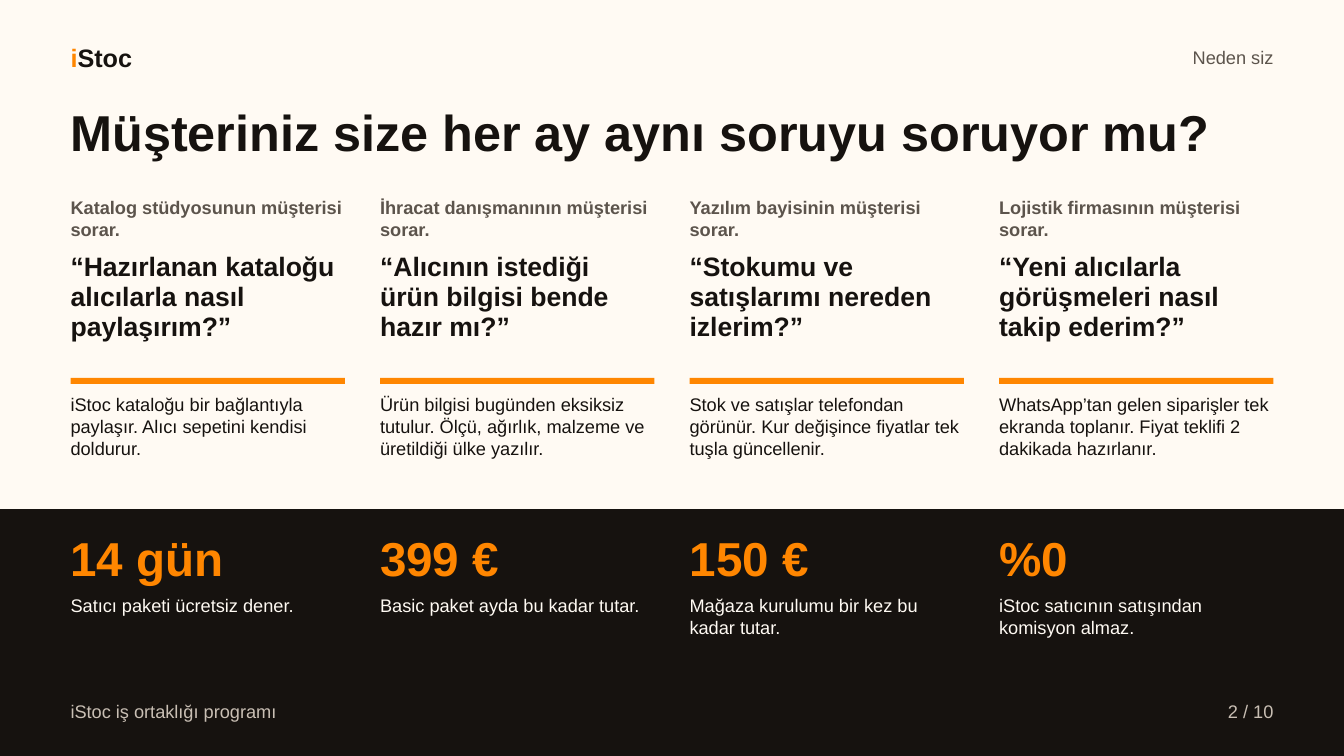
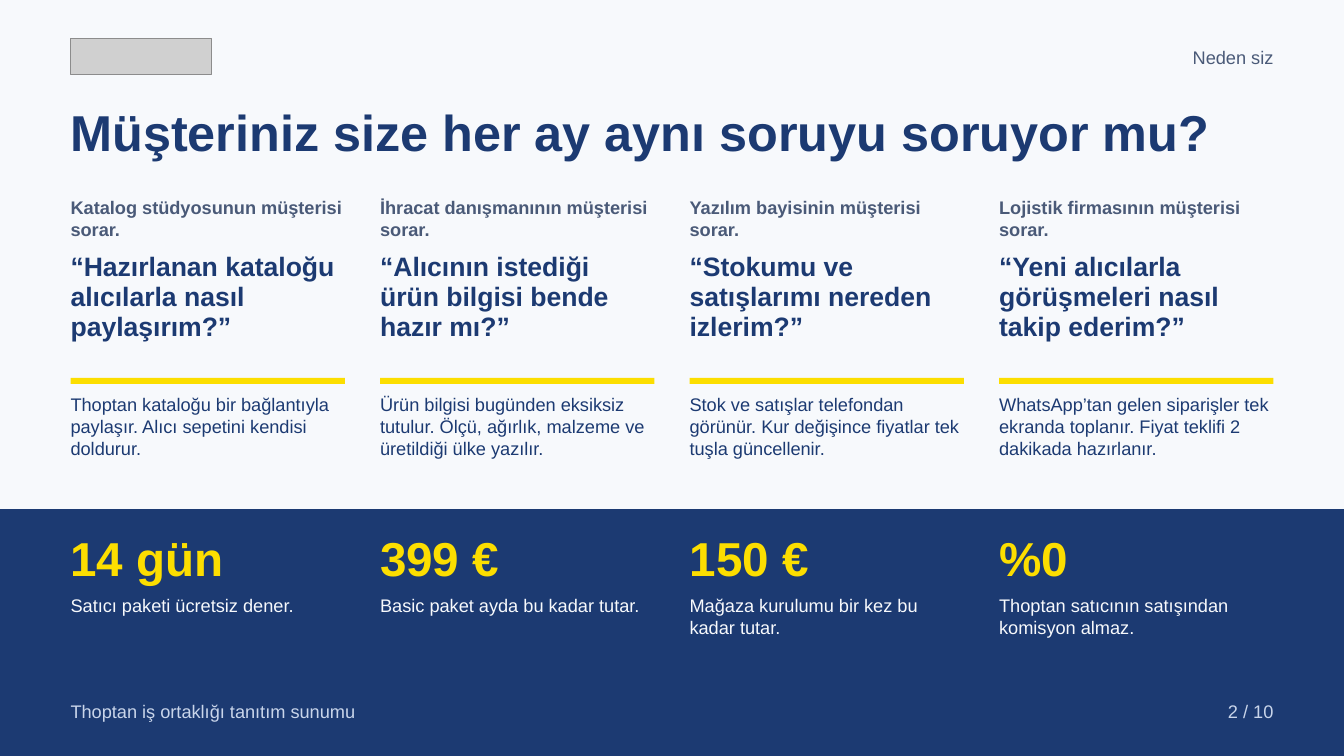
Before and after one commit to karacaismail/19ekim, a slide deck: slide 2 of public/indir/istoc/istoc-is-ortakligi-sunum.pptx. Drawn at 1344x756 pixels with LibreOffice and Linux fonts; fonts in the diff are those of the drawing; grey boxes stand for pictures. Boxes give left, top, right and bottom in pixels: in the first picture for what was removed or moved away, otherwise in the second. Text is boxed around its words. In the diff, an @@ line names an element or a change of style, - is before the commit and + after.

Commit message:
iStoc tanıtım setini Thoptan markasına taşı
Üç belgenin asıl markası artık Thoptan'dır. Web adresi thoptan.com olur.
El kitapçığının adı "Thoptan iş ortaklığı kılavuzu" olur.
Görsel sunumun ve PPTX'in adı "Thoptan iş ortaklığı tanıtım sunumu" olur.

- Kapakta, üst bilgide ve son sayfada Thoptan logosu durur.
- "Connect to iStoc" imzası yalnız kapakta ve son sayfada durur.
- Ürün ve hizmet cümlelerinde özne Thoptan olur.
- Renkler lacivert #23488d, #1c3a72 ve sarı #fcde00 olur. Turuncu kalmadı.
- Üretici turuncu rengi, "İSTOÇ" adını ve iStoc ile başlayan cümleyi reddeder.
- Sitedeki "Tanıtım dosyaları" bölümünde dosya adları Thoptan olur.
- Dosya yolları, sayılar, oranlar, fiyatlar ve süreler değişmedi.

```diff
--- a/public/indir/istoc/istoc-is-ortakligi-sunum.pptx
+++ b/public/indir/istoc/istoc-is-ortakligi-sunum.pptx
@@ background #FFFAF3 to #F7F9FC @@
@@ text removed at (71, 48, 133, 68) @@
-iStoc
@@ picture added at (71, 38, 212, 75) @@
@@ text colour #5C544C to #4A5A78 in 5 elements at (1193, 51, 1273, 64), (71, 201, 342, 236), (380, 200, 648, 236), (690, 201, 921, 236), (999, 201, 1241, 236) @@
@@ fill #FF8600 to #FCDE00 in 4 elements at (380, 378, 654, 384), (690, 378, 964, 384), (999, 378, 1273, 384), (71, 378, 345, 384) @@
@@ text at (71, 397, 329, 455): text changed; text colour #16120F to #1C3A72 @@
-iStoc kataloğu bir bağlantıyla paylaşır. Alıcı sepetini kendisi doldurur.
+Thoptan kataloğu bir bağlantıyla paylaşır. Alıcı sepetini kendisi doldurur.
@@ text colour #16120F to #1C3A72 in 8 elements at (71, 114, 1209, 161), (71, 256, 334, 342), (380, 256, 608, 337), (380, 397, 644, 459), (690, 256, 931, 337), (690, 397, 959, 459), (999, 256, 1218, 342), (999, 397, 1268, 455) @@
@@ rectangle at (0, 509, 1344, 756): fill #16120F to #1C3A72 @@
@@ text colour #FF8600 to #FCDE00 in 4 elements at (71, 543, 224, 586), (380, 542, 459, 577), (690, 542, 769, 577), (999, 542, 1068, 577) @@
@@ text colour #FFFAF3 to #F7F9FC in 3 elements at (71, 598, 293, 616), (380, 598, 639, 616), (690, 598, 917, 634) @@
@@ text at (999, 598, 1228, 638): text changed; text colour #FFFAF3 to #F7F9FC @@
-iStoc satıcının satışından komisyon almaz.
+Thoptan satıcının satışından komisyon almaz.
@@ text at (71, 704, 356, 722): text changed; text colour #C9BFB4 to #C9D5EA @@
-iStoc iş ortaklığı programı
+Thoptan iş ortaklığı tanıtım sunumu
@@ text "2 / 10" at (1228, 705, 1273, 718): text colour #C9BFB4 to #C9D5EA @@
```
Also in this commit, not shown: 9 other slides changed, 44 other files.
